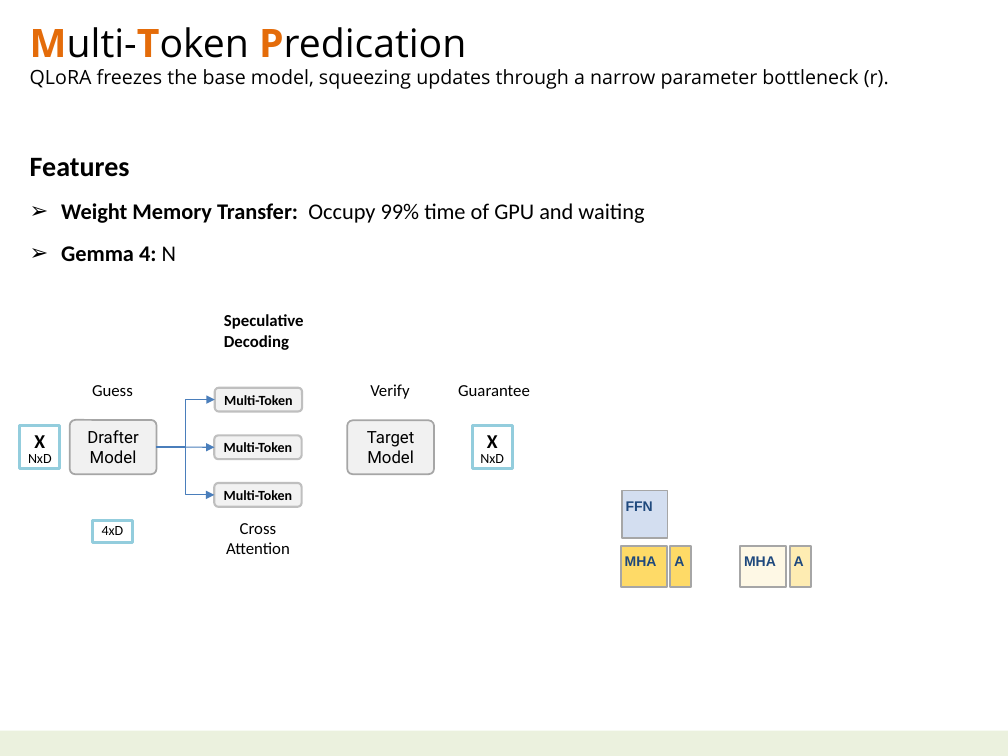
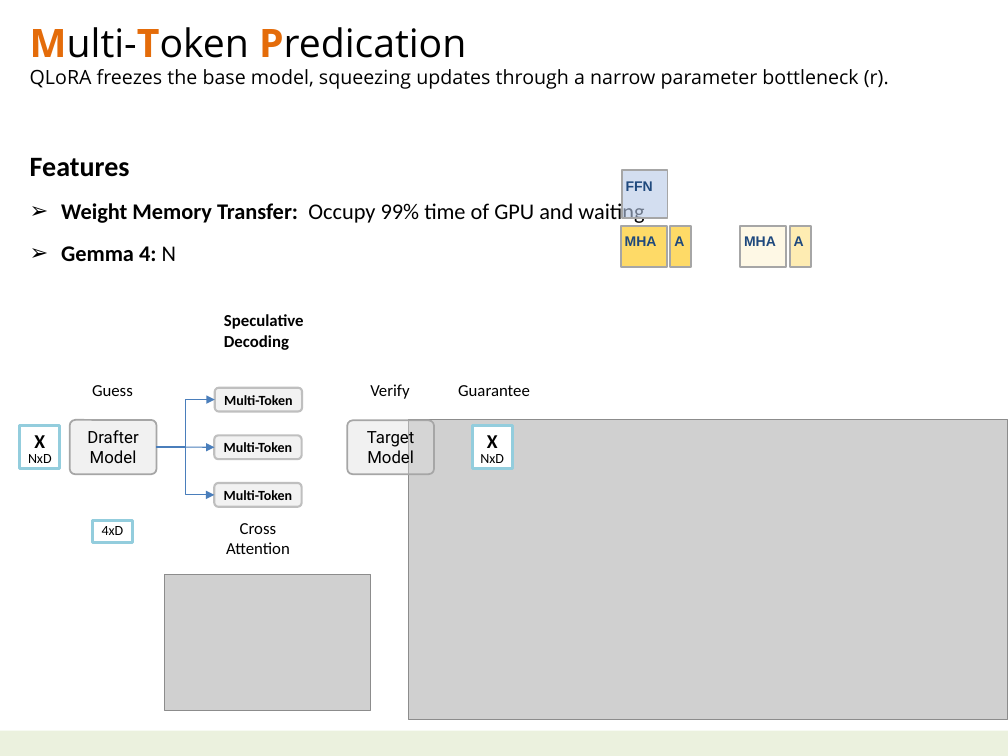
Before and after one commit to navibator/crazy-ai, a slide deck: slide 30 of ai-gemma.pptx. Drawn at 1008x756 pixels with LibreOffice and Linux fonts; fonts in the diff are those of the drawing; grey boxes stand for pictures. Boxes give left, top, right and bottom in pixels: in the first picture for what was removed or moved away, otherwise in the second. Text is boxed around its words. In the diff, an @@ line names an element or a change of style, - is before the commit and + after.

```diff
--- a/ai-gemma.pptx
+++ b/ai-gemma.pptx
@@ 5 rectangles: place and size @@
-5 rectangles at (621,491,810,588)
+5 rectangles at (621,170,810,267)
@@ picture added at (409,420,1008,720) @@
@@ picture added at (164,575,370,711) @@
```
Also in this commit, not shown: 1 slide added, 2 other files.
